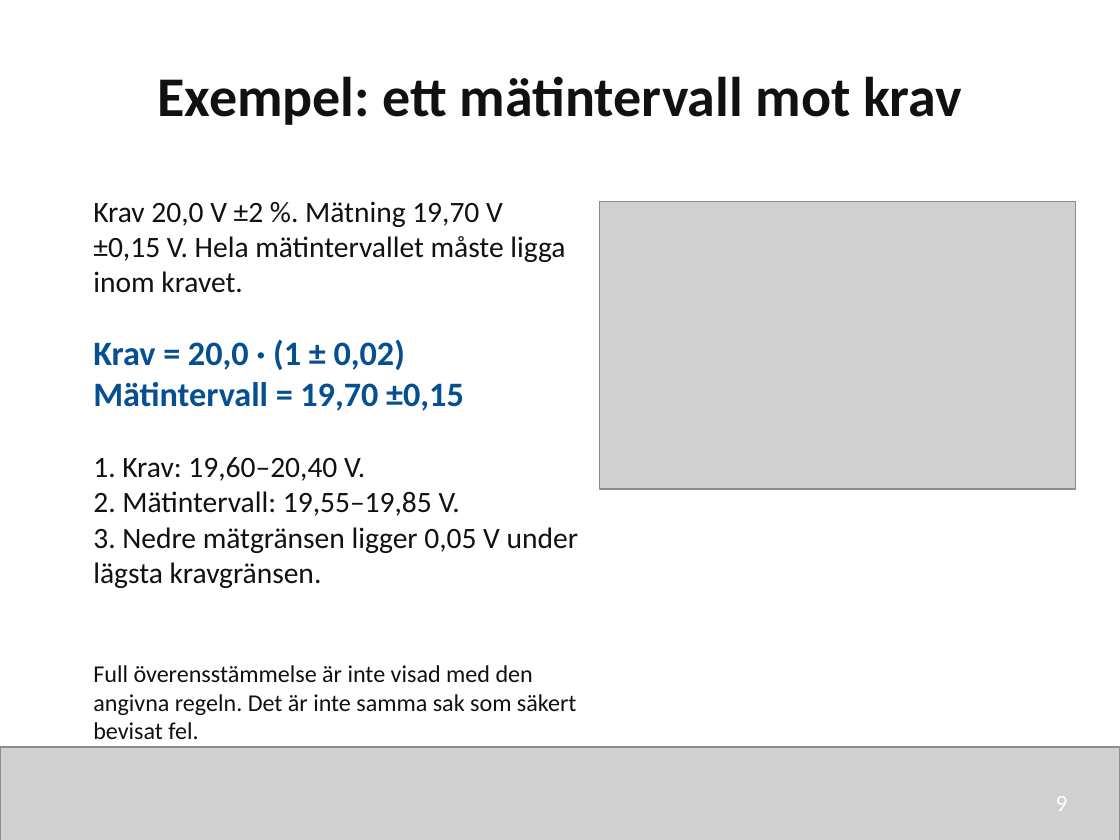
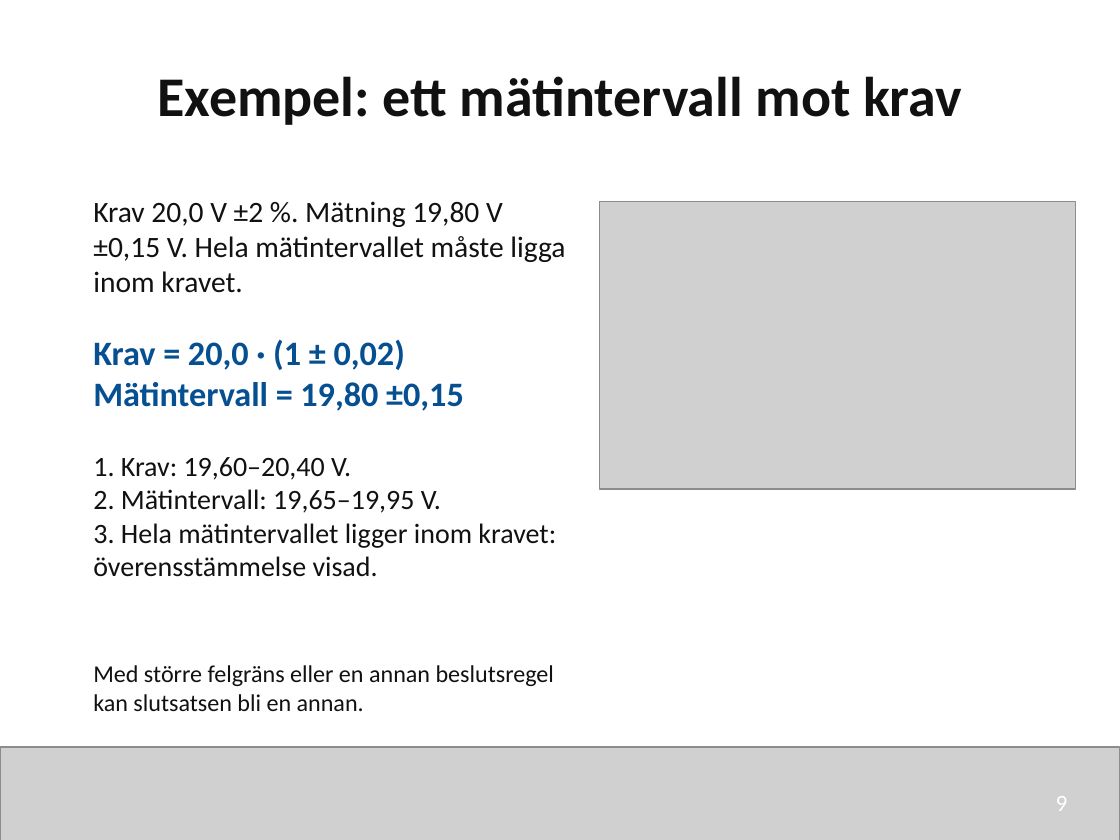
Before and after one commit to nj22az/nj22az.github.io, a slide deck: slide 9 of sjoskolan/vecka-45/aktuell/v45_02_Analys_av_matresultat_elev.pptx. Drawn at 1120x840 pixels with LibreOffice and Linux fonts; fonts in the diff are those of the drawing; grey boxes stand for pictures. Boxes give left, top, right and bottom in pixels: in the first picture for what was removed or moved away, otherwise in the second. Text is boxed around its words. In the diff, an @@ line names an element or a change of style, - is before the commit and + after.

```diff
--- a/sjoskolan/vecka-45/aktuell/v45_02_Analys_av_matresultat_elev.pptx
+++ b/sjoskolan/vecka-45/aktuell/v45_02_Analys_av_matresultat_elev.pptx
@@ text at bbox=[93, 201, 565, 293]: text changed @@
-Krav 20,0 V ±2 %. Mätning 19,70 V ±0,15 V. Hela mätintervallet måste ligga inom kravet.
+Krav 20,0 V ±2 %. Mätning 19,80 V ±0,15 V. Hela mätintervallet måste ligga inom kravet.
@@ text at bbox=[93, 382, 464, 411]: text changed @@
-Mätintervall = 19,70 ±0,15
+Mätintervall = 19,80 ±0,15
@@ text at bbox=[93, 457, 351, 480]: size 19 to 18 pt in "1. Krav: 19,60–20,40 V." @@
@@ text at bbox=[93, 489, 556, 577]: text changed; size 19 to 18 pt @@
-2. Mätintervall: 19,55–19,85 V.
-3. Nedre mätgränsen ligger 0,05 V under lägsta kravgränsen.
+2. Mätintervall: 19,65–19,95 V.
+3. Hela mätintervallet ligger inom kravet: överensstämmelse visad.
@@ text at bbox=[93, 665, 554, 711]: text changed @@
-Full överensstämmelse är inte visad med den angivna regeln. Det är inte samma sak som säkert bevisat fel.
+Med större felgräns eller en annan beslutsregel kan slutsatsen bli en annan.
```
Also in this commit, not shown: 3 other slides changed, 12 other files.
